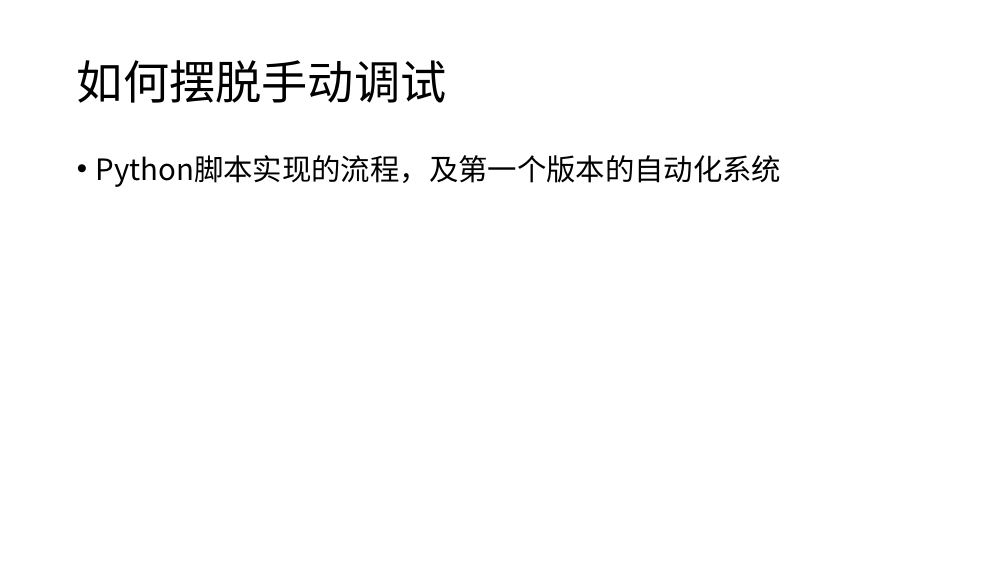
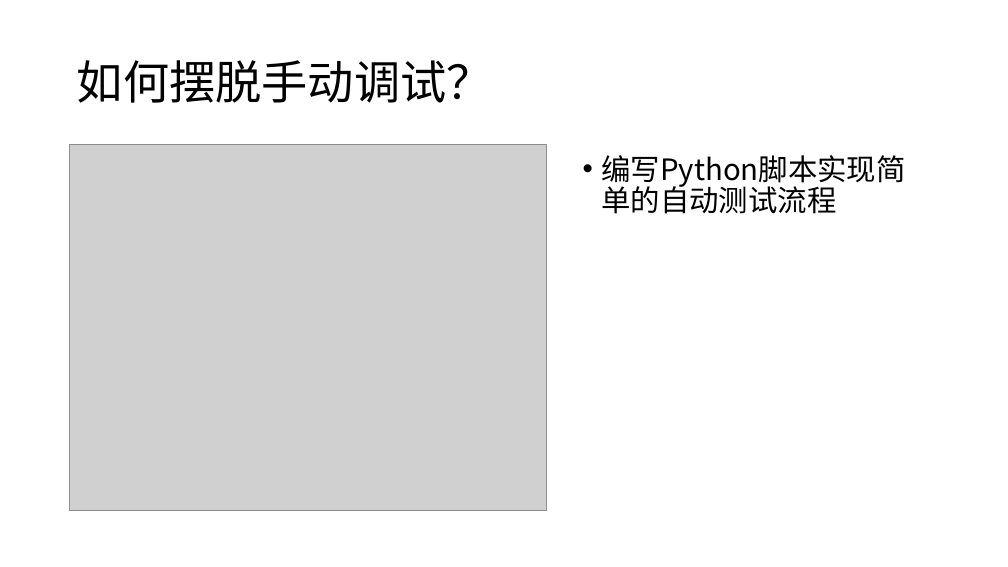
Before and after one commit to whitebkues1/ppt, a slide deck: slide 11 of xianzheng.pptx (slide 9 before the commit). Drawn at 1008x567 pixels with LibreOffice and Linux fonts; fonts in the diff are those of the drawing; grey boxes stand for pictures. Boxes give left, top, right and bottom in pixels: in the first picture for what was removed or moved away, otherwise in the second. Text is boxed around its words. In the diff, an @@ line names an element or a change of style, - is before the commit and + after.

```diff
--- a/xianzheng.pptx
+++ b/xianzheng.pptx
@@ title at box(77, 60, 493, 103): text changed @@
-如何摆脱手动调试
+如何摆脱手动调试？
@@ picture added at box(70, 144, 547, 510) @@
@@ text at box(602, 155, 906, 188): text changed @@
-• Python脚本实现的流程，及第一个版本的自动化系统
+• 编写Python脚本实现简单的自动测试流程
```
Also in this commit, not shown: 3 other slides changed, 3 slides added, 4 other files.
